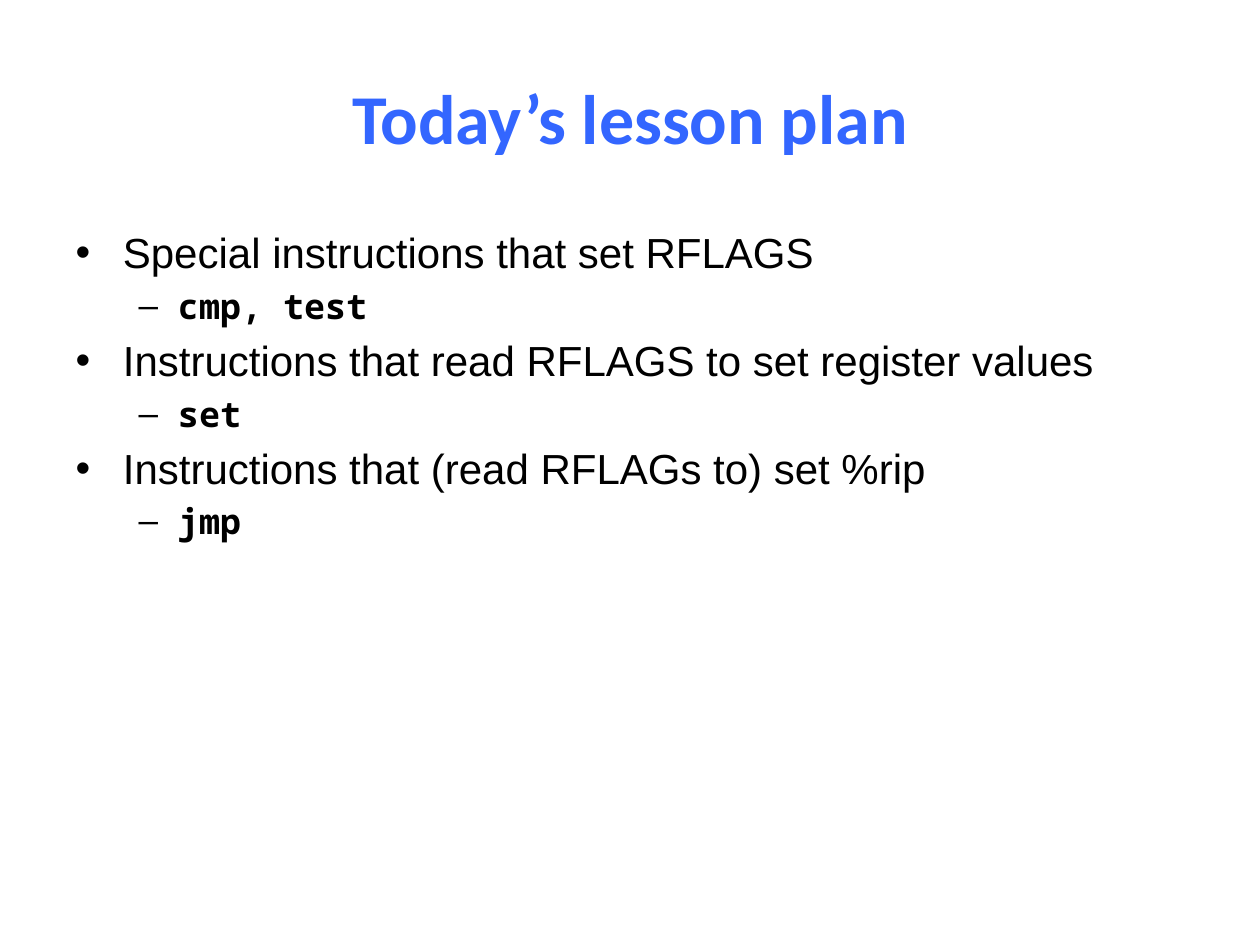
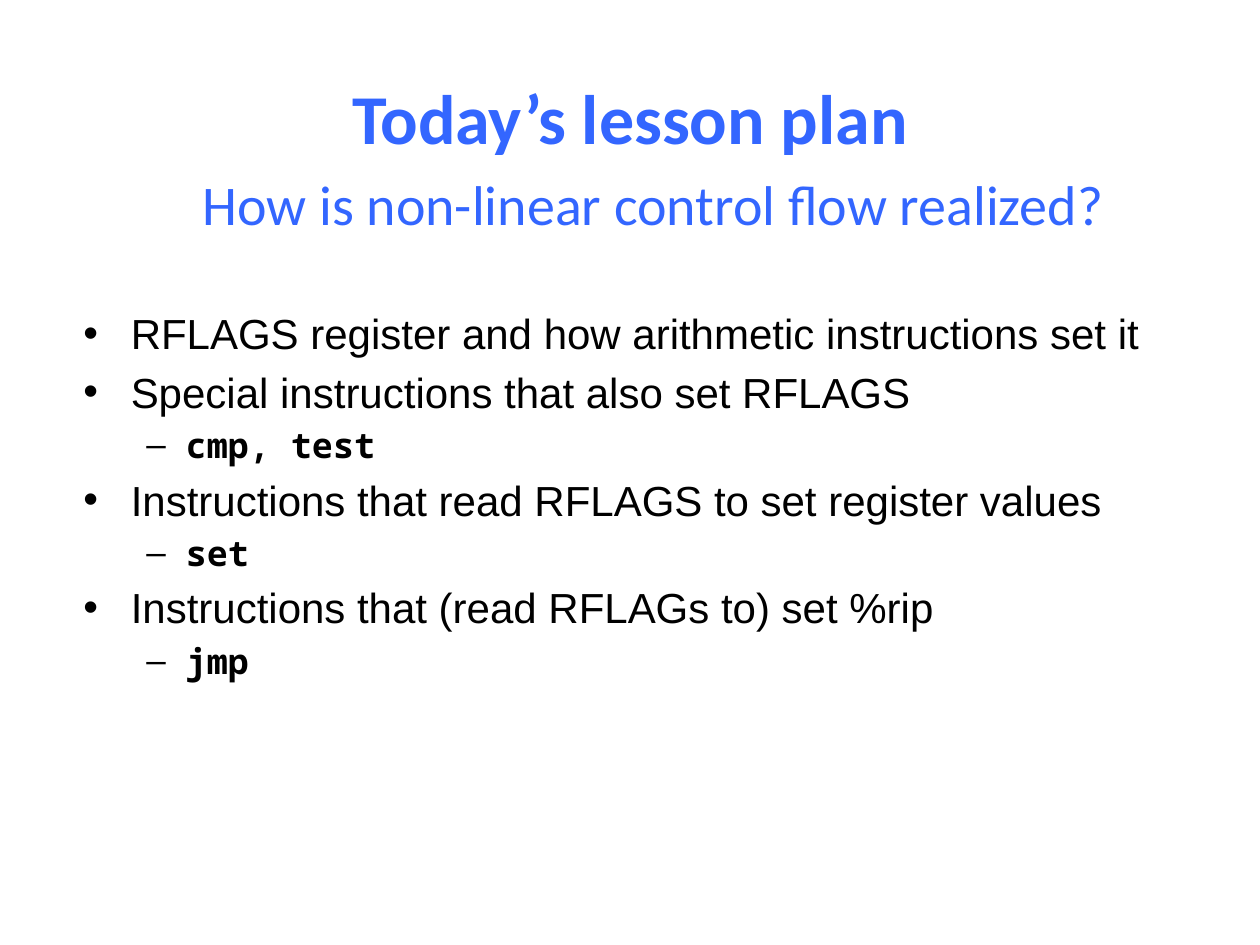
Before and after one commit to NYU-CSO/nyu-cso.github.io, a slide deck: slide 3 of notes/08-Machine_Control.pptx. Drawn at 1260x945 pixels with LibreOffice and Linux fonts; fonts in the diff are those of the drawing. Boxes give left, top, right and bottom in pixels: in the first picture for what was removed or moved away, otherwise in the second. Text is boxed around its words. In the diff, an @@ line names an element or a change of style, - is before the commit and + after.

```diff
--- a/notes/08-Machine_Control.pptx
+++ b/notes/08-Machine_Control.pptx
@@ text added at (x1=202, y1=186, x2=1103, y2=226), 32 pt, text #3366FF @@
+How is non-linear control flow realized?
@@ text "RFLAGS register and how arithmetic ..." moved from (x1=123, y1=237, x2=1093, y2=543) to (x1=131, y1=318, x2=1139, y2=683) @@
@@ text at (x1=131, y1=318, x2=1139, y2=416): text changed @@
-• Special instructions that set RFLAGS
+• RFLAGS register and how arithmetic instructions set it
+• Special instructions that also set RFLAGS
```
Also in this commit, not shown: 17 other slides changed, 17 slides added, 2 other files.
